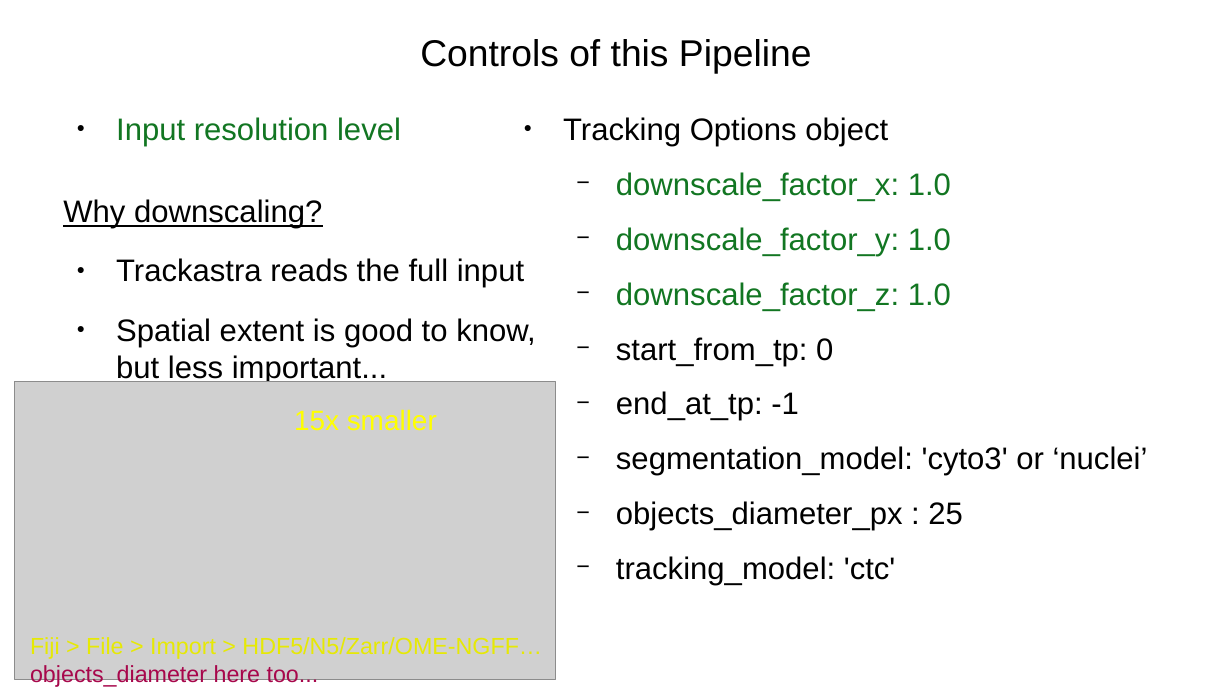
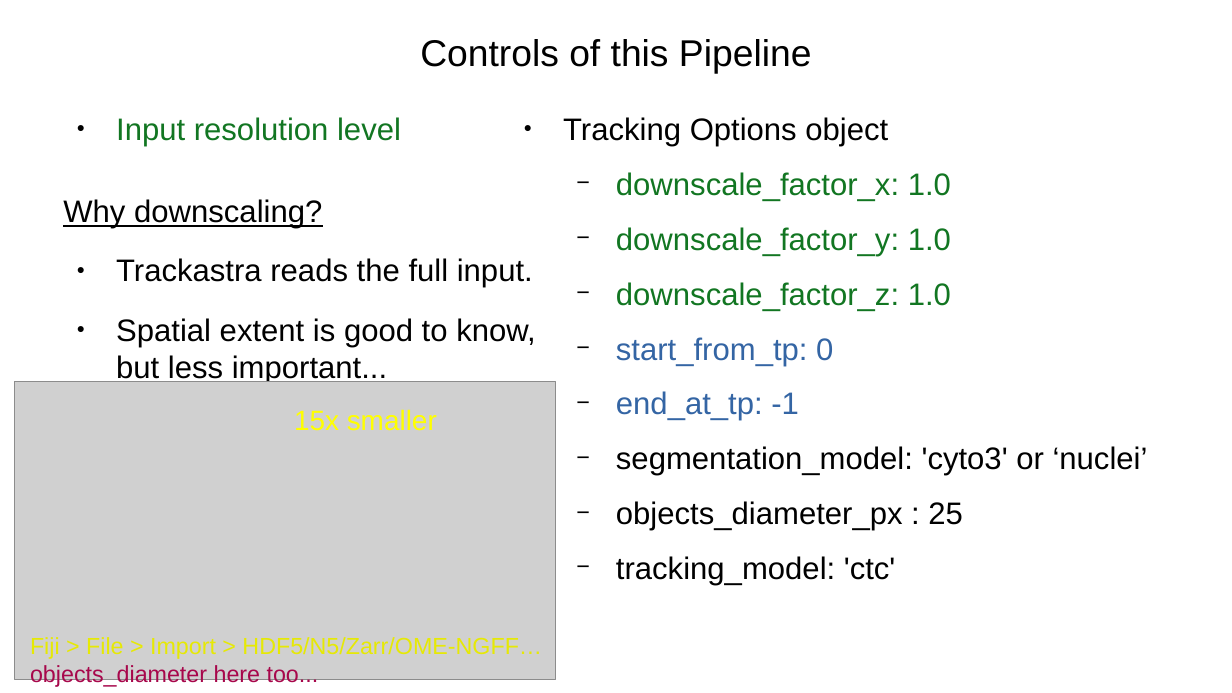
Before and after one commit to bioinfbrad/tools-iuc, a slide deck: slide 8 of tools/trackastra/presentation/trackastra.odp (slide 7 before the commit). Drawn at 1232x693 pixels with LibreOffice and Linux fonts; fonts in the diff are those of the drawing; grey boxes stand for pictures; background and template pictures are left out. Boxes give left, top, right and bottom in pixels: in the first picture for what was removed or moved away, otherwise in the second. Text is boxed around its words. In the diff, an @@ line names an element or a change of style, - is before the commit and + after.

Commit message:
ADD: presentation about the trackastra wrapper

```diff
--- a/tools/trackastra/presentation/trackastra.odp
+++ b/tools/trackastra/presentation/trackastra.odp
@@ text at box(116, 258, 533, 288): text changed @@
-● Trackastra reads the full input
+● Trackastra reads the full input.
@@ text at box(616, 337, 833, 421): text colour #000000 to #3465A4 in "start_from_tp: 0", "end_at_tp: -1" @@
```
Also in this commit, not shown: 4 other slides changed, 2 slides added, 1 slide removed, 1 other file.
